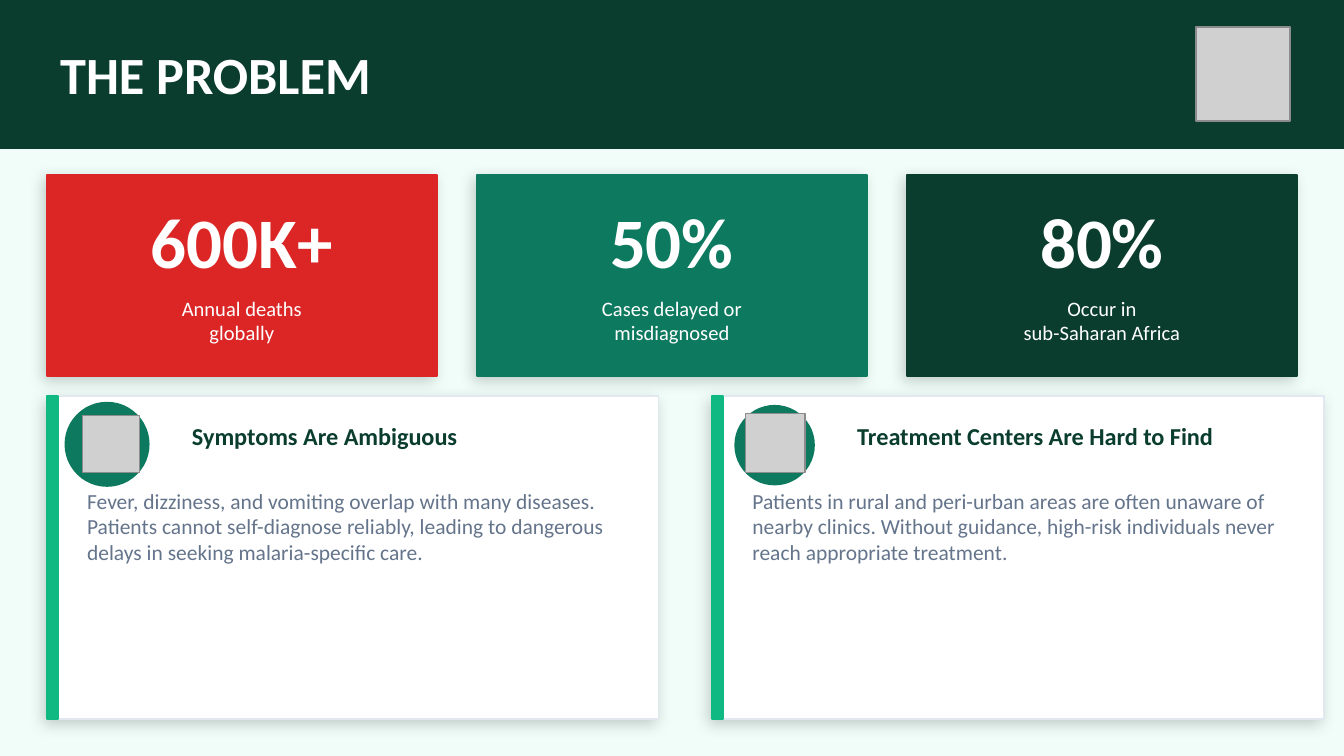
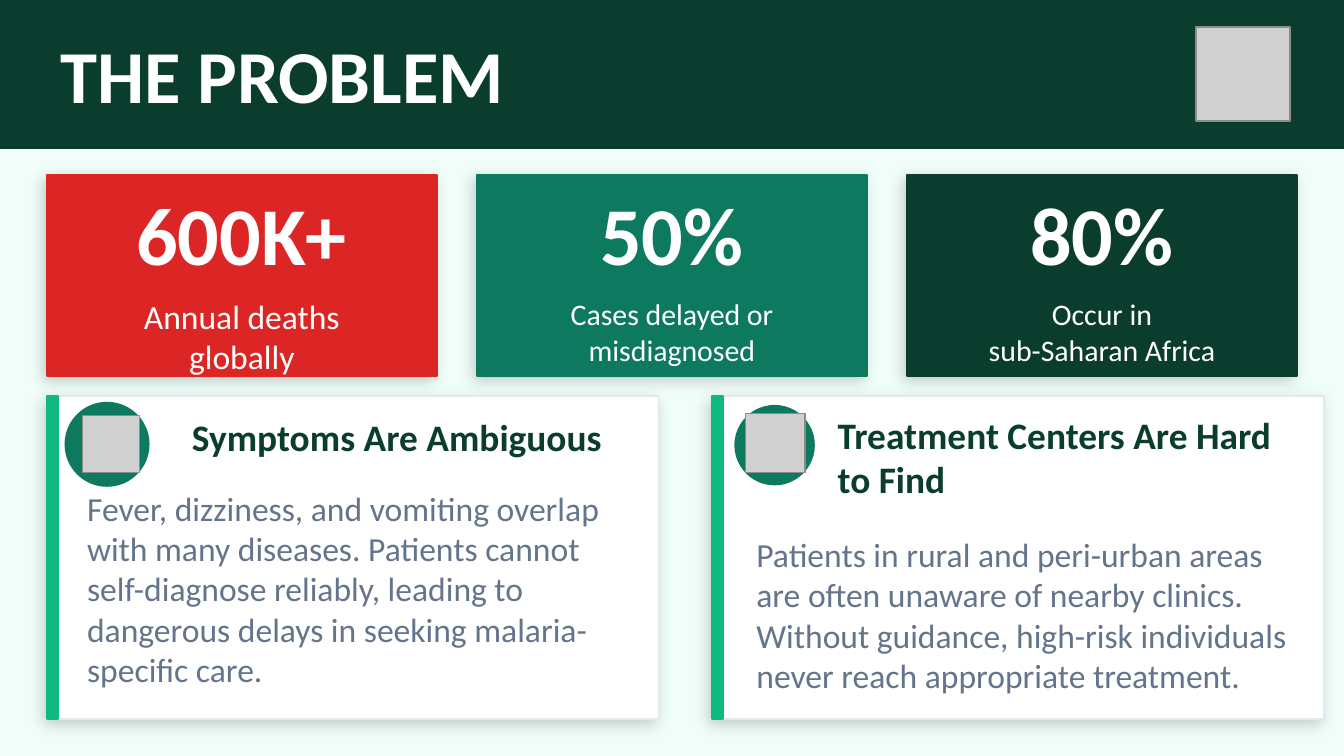
Before and after one commit to Success007T/Malaria-diagnosis-detection, a slide deck: slide 2 of reports and documentations/MalariaDx_Pitch.pptx. Drawn at 1344x756 pixels with LibreOffice and Linux fonts; fonts in the diff are those of the drawing; grey boxes stand for pictures. Boxes give left, top, right and bottom in pixels: in the first picture for what was removed or moved away, otherwise in the second. Text is boxed around its words. In the diff, an @@ line names an element or a change of style, - is before the commit and + after.

```diff
--- a/reports and documentations/MalariaDx_Pitch.pptx
+++ b/reports and documentations/MalariaDx_Pitch.pptx
@@ text "THE PROBLEM" at (x1=60, y1=54, x2=503, y2=104): size 28 to 40 pt @@
@@ size 38 to 44 pt in 3 elements at (x1=136, y1=209, x2=346, y2=266), (x1=600, y1=208, x2=743, y2=266), (x1=1030, y1=208, x2=1173, y2=266) @@
@@ text "Annual deaths" at (x1=144, y1=305, x2=340, y2=375): size 11 to 18 pt @@
@@ text "Cases delayed or" at (x1=571, y1=304, x2=773, y2=366): size 11 to 16 pt @@
@@ text "Occur in" at (x1=989, y1=304, x2=1215, y2=362): size 11 to 16 pt @@
@@ text "Symptoms Are Ambiguous" at (x1=192, y1=424, x2=601, y2=458): size 13 to 20 pt @@
@@ text "Treatment Centers Are Hard to ..." at (x1=838, y1=422, x2=1271, y2=494): size 13 to 20 pt @@
@@ text "Treatment Centers Are Hard to ..." moved from (x1=857, y1=428, x2=1213, y2=445) to (x1=838, y1=422, x2=1271, y2=494) @@
@@ text "Fever, dizziness, and vomiting overlap ..." at (x1=87, y1=497, x2=599, y2=688): size 11.5 to 18 pt @@
@@ text "Patients in rural and peri-urban ..." at (x1=756, y1=543, x2=1287, y2=694): size 11.5 to 18 pt @@
@@ text "Patients in rural and peri-urban ..." moved from (x1=752, y1=494, x2=1275, y2=564) to (x1=756, y1=543, x2=1287, y2=694) @@
```
Also in this commit, not shown: 5 other slides changed, 1 other file.
